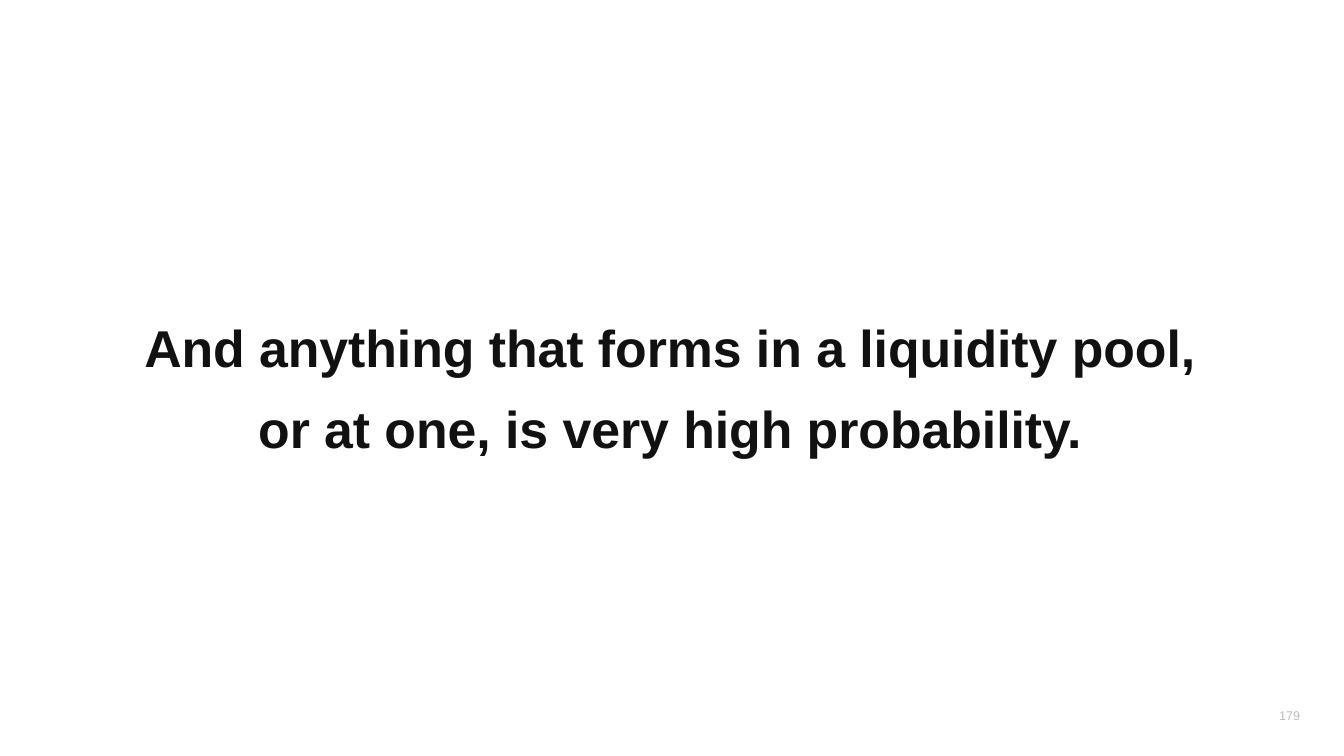
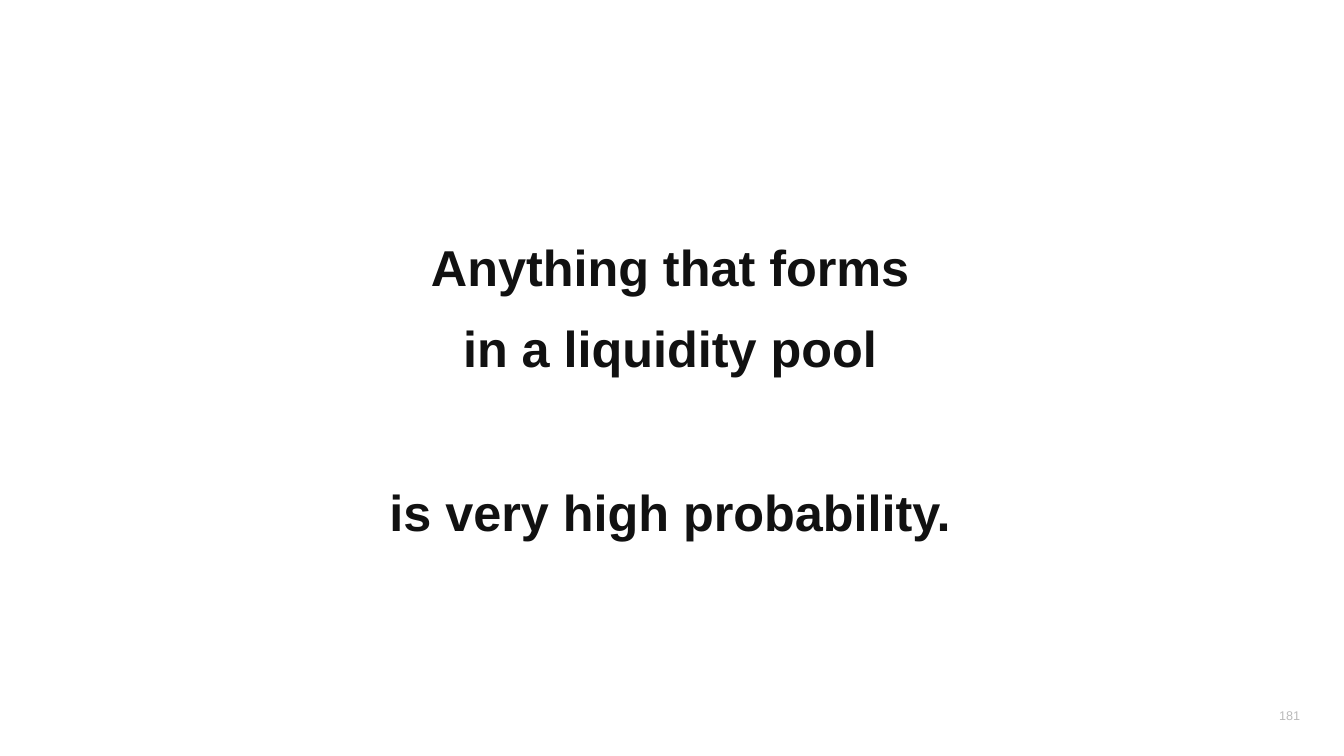
Before and after one commit to heikstepo/webinar-tracking, a slide deck: slide 181 of webinar-rauf/23-DTR-content-section-internal.pptx (slide 179 before the commit). Drawn at 1344x756 pixels with LibreOffice and Linux fonts; fonts in the diff are those of the drawing. Boxes give left, top, right and bottom in pixels: in the first picture for what was removed or moved away, otherwise in the second. Text is boxed around its words. In the diff, an @@ line names an element or a change of style, - is before the commit and + after.

```diff
--- a/webinar-rauf/23-DTR-content-section-internal.pptx
+++ b/webinar-rauf/23-DTR-content-section-internal.pptx
@@ text at bbox=[389, 249, 951, 541]: text changed; size 37 to 36 pt @@
-And anything that forms in a liquidity pool,
-or at one, is very high probability.
+Anything that forms
+in a liquidity pool
+is very high probability.
@@ text at bbox=[1279, 711, 1300, 720]: text changed @@
-179
+181
```
Also in this commit, not shown: 250 other slides changed, 13 slides added, 4 slides removed, 2 other files.
